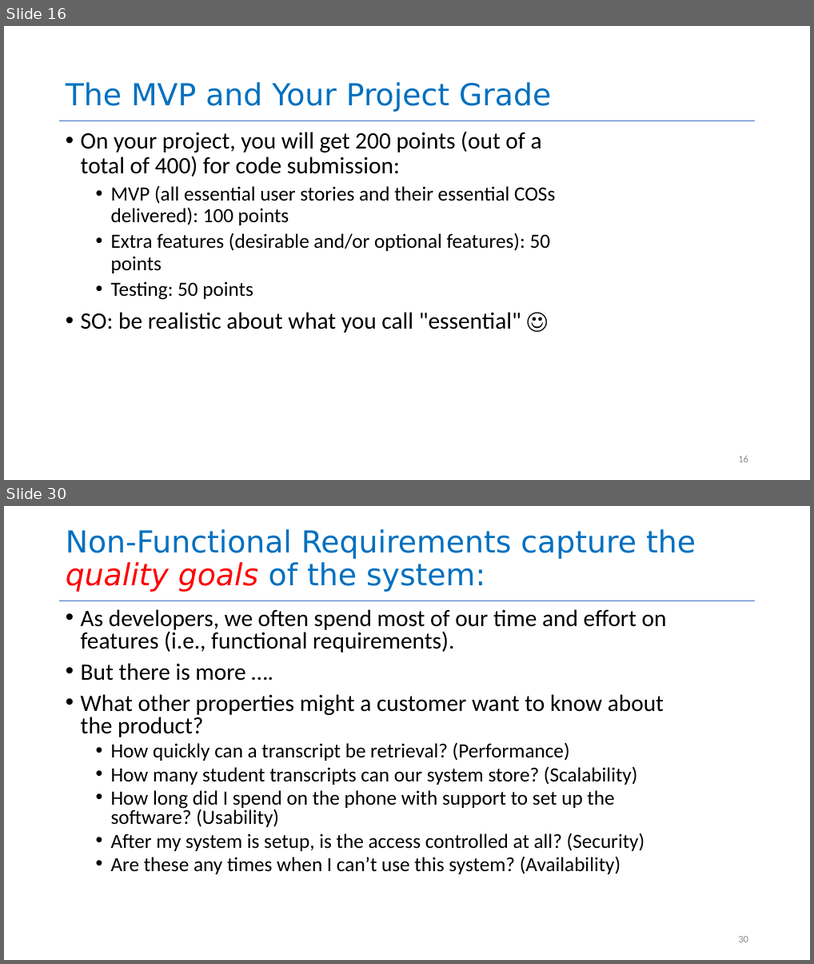
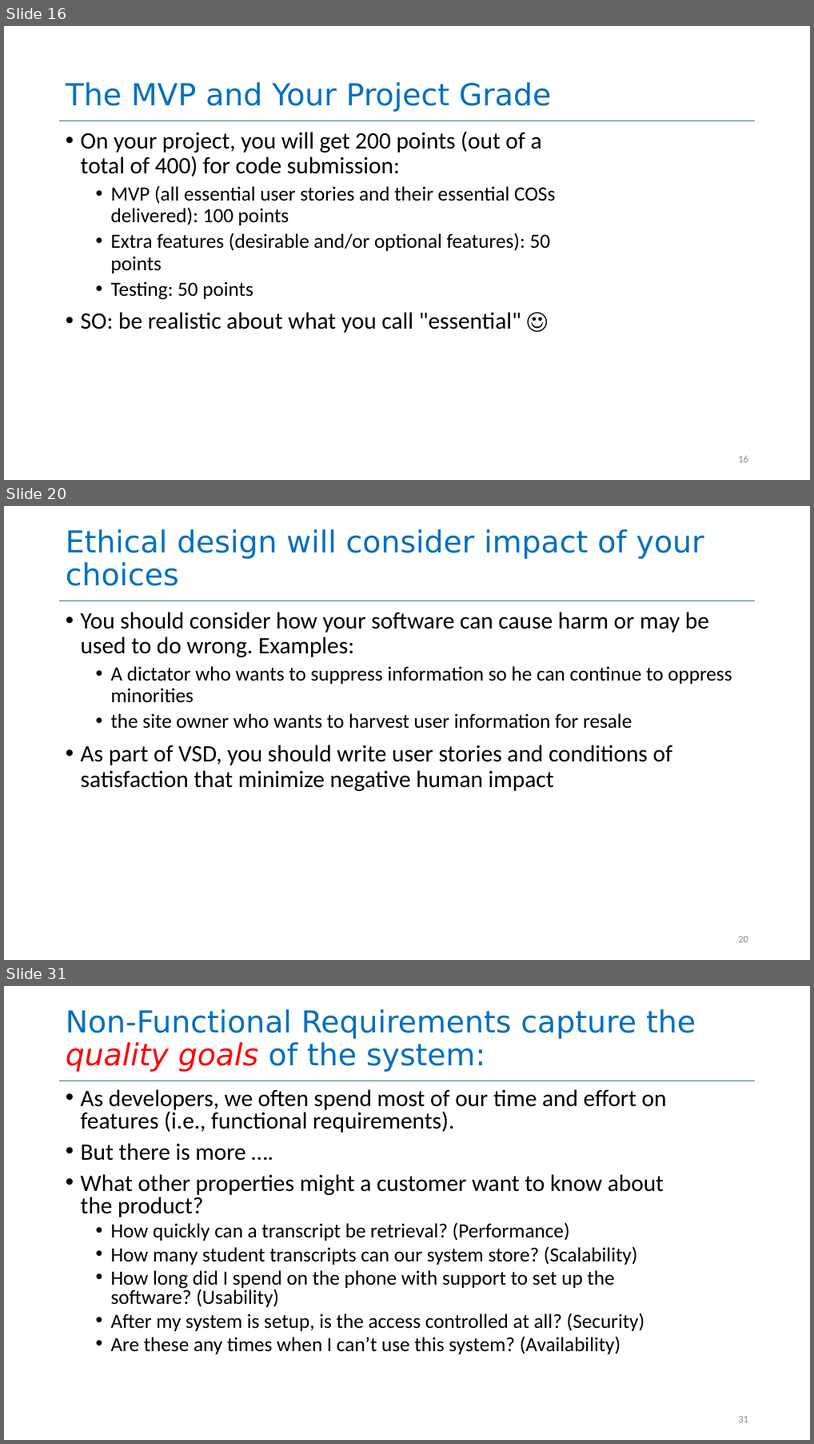
Before and after one commit to yashburshe/CS4530-Fall-2025, a slide deck: Slides/Module 01.2 Requirements Gathering.pptx. Shown one above the other, each under a label of ours: slides 16 and 30 before the commit, slides 16, 20 and 31 after it; the slides between them are not shown. The pictures are 814x964 and 814x1444 pixels, drawn with LibreOffice and Linux fonts; fonts in the diff are those of the drawing. Boxes give left, top, right and bottom in pixels: in the first picture for what was removed or moved away, otherwise in the second. Text is boxed around its words. In the diff, an @@ line names an element or a change of style, - is before the commit and + after.

Commit message:
added a slide for negative impact and updated to invest+r

```diff
--- a/Slides/Module 01.2 Requirements Gathering.pptx
+++ b/Slides/Module 01.2 Requirements Gathering.pptx
@@ slide 20 added at [4, 506, 810, 960], background #FFFFFF; not listed: 1 template element that a slide beside it also shows @@
@@ title added at [66, 529, 705, 586], 36 pt, text #0070C0 @@
+Ethical design will consider impact of your choices
@@ text added at [81, 612, 732, 791], 28 pt, text #000000 @@
+• You should consider how your software can cause harm or may be used to do wrong. Examples:
+  • A dictator who wants to suppress information so he can continue to oppress minorities
+  • the site owner who wants to harvest user information for resale
+• As part of VSD, you should write user stories and conditions of satisfaction that minimize negative human impact
@@ page number added at [738, 936, 749, 942], 12 pt, text #8C8C8C @@
+20
@@ what was slide 30 is now slide 31 @@
@@ page number at [738, 1416, 749, 1422]: text changed @@
-30
+31
```
Also in this commit, not shown: 5 slides changed, 2 other files.
